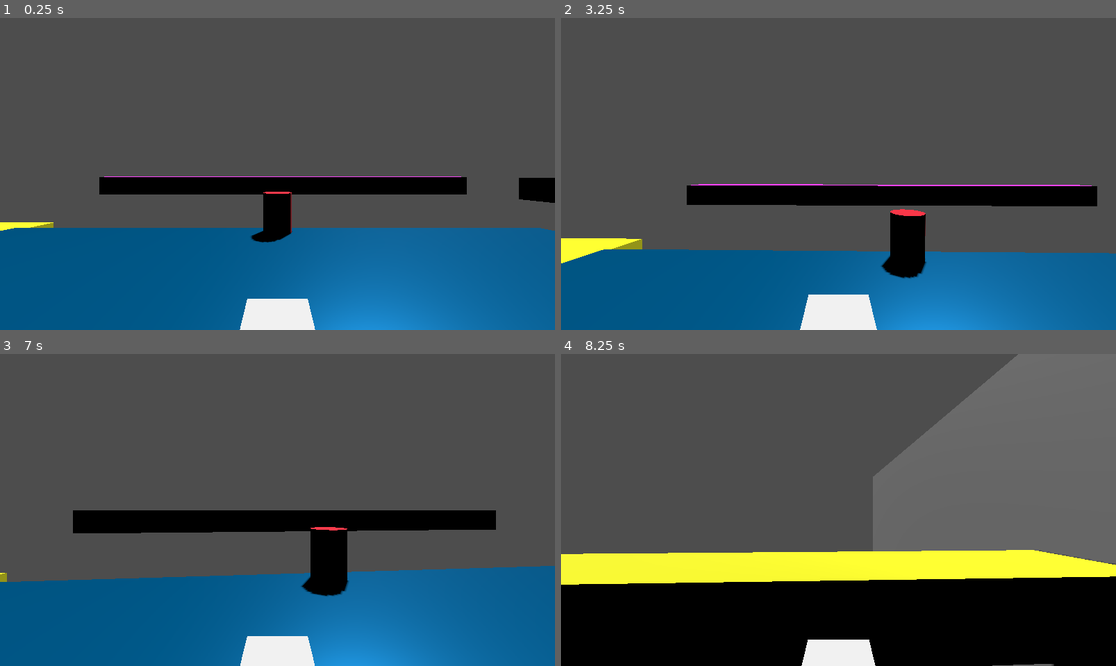
Above: before the commit, frames 1-4 (two rows, left to right).
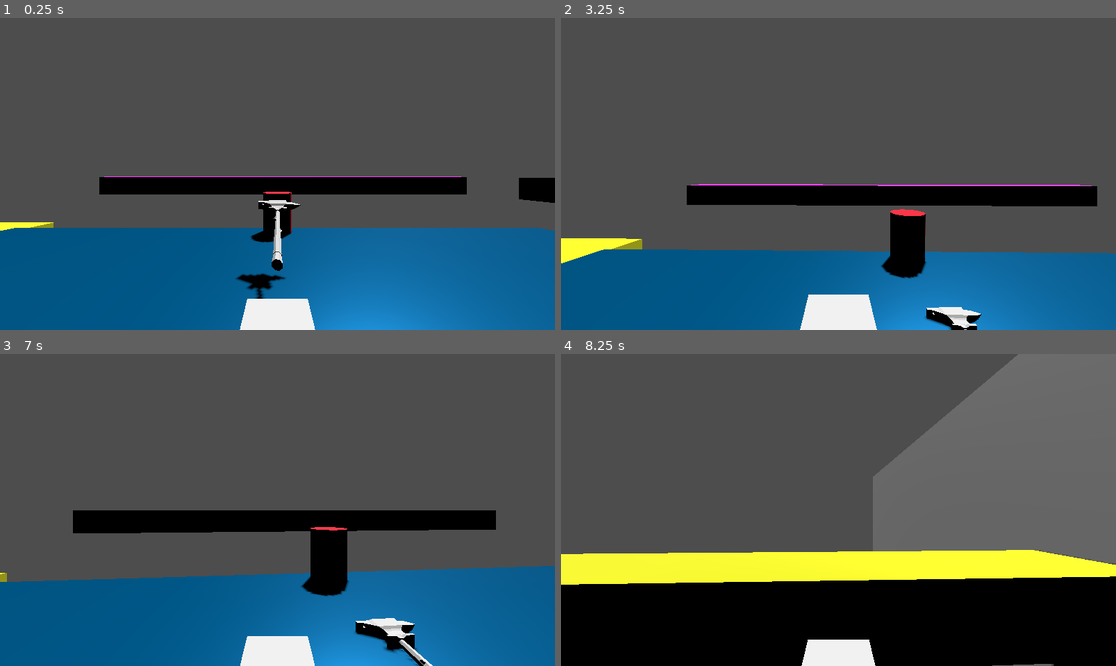
Above: after the commit, the same moments.

Repository: Charlie-Quin/Portals-
Game: Godot game, scene res://scenes/world.tscn
Two runs of this game, one before a commit and one after it. Both use one fixed random seed, a clock stepped at 60 frames per second and the inputs below.
Inputs (mouse positions are in pixels of both pictures, inside the frame that each line leads up to):
- Up to frame 1 (0.25 s): no input
- Up to frame 2 (3.25 s): tap Enter (ui_accept) at 0.5 s; move the mouse to (866, 174) at 0.52 s; tap A (a) at 0.6 s; tap Space (jump) at 0.77, 1.52, 3.02 s; tap D (d) at 0.8, 1.35 s; move the mouse to (810, 174) at 1.27 s; tap S (s) at 1.55, 2.1 s; move the mouse to (849, 167) at 2.02 s; tap W (w) at 2.3, 2.85 s; move the mouse to (832, 180) at 2.77 s; tap G (grab, bound only after the commit) at 3.05 s
- Up to frame 3 (7 s): move the mouse to (316, 513) at 3.52 s; hold G (grab, bound only after the commit) 3.53-4.28 s; tap Space (jump) at 3.77, 4.52, 6.02, 6.77 s; tap A (a) at 3.8, 4.35 s; move the mouse to (233, 506) at 4.27 s; tap D (d) at 4.55, 5.1 s; move the mouse to (283, 510) at 5.02 s; tap S (s) at 5.3, 5.85 s; move the mouse to (255, 503) at 5.77 s; tap W (w) at 6.05, 6.6 s; move the mouse to (305, 510) at 6.52 s; hold G (grab, bound only after the commit) from 6.53 s (still down)
- Up to frame 4 (8.25 s): move the mouse to (810, 510) at 7.27 s; release G (grab, bound only after the commit) at 7.28 s; tap G (grab, bound only after the commit) at 7.35 s; tap Space (jump) at 7.52 s; tap A (a) at 7.55, 8.1 s; move the mouse to (849, 503) at 8.02 s

The runs differ from the first frame. In frame 1, 0.7% of the frame differs, in the area x 42-55%, y 58-90%; in frame 2, 0.6%; in frame 3, 1.0%, in the area x 63-78%, y 84-100%; in frame 4, nothing differs.

Commit message:
item grabber sorta exists

Diff:
--- a/items/anvil_hammer.tscn
+++ b/items/anvil_hammer.tscn
@@ -1,10 +1,21 @@
-[gd_scene load_steps=9 format=3 uid="uid://ddukwn3mgo14e"]
+[gd_scene load_steps=16 format=3 uid="uid://ddukwn3mgo14e"]
+
+[ext_resource type="Script" path="res://items/portalRigidBody.gd" id="1_rjtkp"]
+[ext_resource type="Shader" path="res://shaders/cutoff.gdshader" id="2_e4kni"]
+[ext_resource type="Script" path="res://scripts/cuttableMesh.gd" id="3_13vnv"]
+
+[sub_resource type="PhysicsMaterial" id="PhysicsMaterial_53d3s"]
 
 [sub_resource type="ConvexPolygonShape3D" id="ConvexPolygonShape3D_cixs1"]
 points = PackedVector3Array(-0.000406244, -0.0140655, -0.000883183, 0.000320291, -0.0145512, 0.000933926, 0.000804854,  …(620 unchanged characters)…
 
 [sub_resource type="ConvexPolygonShape3D" id="ConvexPolygonShape3D_4j66w"]
 points = PackedVector3Array(-0.000405544, 0.000831955, -0.000398419, 0.000682539, 0.00616214, 0.000328175, 0.000682539, …(701 unchanged characters)…
+
+[sub_resource type="ShaderMaterial" id="ShaderMaterial_fw4ey"]
+render_priority = 0
+shader = ExtResource("2_e4kni")
+shader_parameter/cutplane = null
 
 [sub_resource type="StandardMaterial3D" id="StandardMaterial3D_j0eu6"]
 resource_name = "Dark Metal"
@@ -134,17 +145,48 @@
 blend_shape_mode = 0
 shadow_mesh = SubResource("ArrayMesh_ogxy4")
 
-[node name="anvilHammer" type="RigidBody3D"]
+[sub_resource type="ShaderMaterial" id="ShaderMaterial_ht8uq"]
+render_priority = 0
+shader = ExtResource("2_e4kni")
+shader_parameter/cutplane = null
+
+[sub_resource type="BoxShape3D" id="BoxShape3D_4lwcs"]
+size = Vector3(0.135559, 0.15863, 2.04895)
+
+[node name="anvilHammer" type="RigidBody3D" node_paths=PackedStringArray("dummyMesh", "realMesh") groups=["portalAble"]]
+collision_layer = 9
+collision_mask = 12
+physics_material_override = SubResource("PhysicsMaterial_53d3s")
+script = ExtResource("1_rjtkp")
+dummyMesh = NodePath("Anvil Hammer dummy")
+realMesh = NodePath("Anvil Hammer")
 
 [node name="CollisionShape3D" type="CollisionShape3D" parent="."]
 transform = Transform3D(100, 0, 0, 0, -1.19209e-05, 100, 0, -100, -1.19209e-05, 0, 0, 0)
+visible = false
 shape = SubResource("ConvexPolygonShape3D_cixs1")
+disabled = true
 
 [node name="CollisionShape3D2" type="CollisionShape3D" parent="."]
 transform = Transform3D(100, 0, 0, 0, -1.19209e-05, 100, 0, -100, -1.19209e-05, 0, 0, 0)
+visible = false
 shape = SubResource("ConvexPolygonShape3D_4j66w")
+disabled = true
 
 [node name="Anvil Hammer" type="MeshInstance3D" parent="."]
 transform = Transform3D(100, 0, 0, 0, -1.19209e-05, 100, 0, -100, -1.19209e-05, 0, 0, 0)
+material_override = SubResource("ShaderMaterial_fw4ey")
 mesh = SubResource("ArrayMesh_60sox")
 skeleton = NodePath("")
+script = ExtResource("3_13vnv")
+
+[node name="Anvil Hammer dummy" type="MeshInstance3D" parent="."]
+transform = Transform3D(100, 0, 0, 0, -1.19209e-05, 100, 0, -100, -1.19209e-05, 0, 0, 0)
+material_override = SubResource("ShaderMaterial_ht8uq")
+mesh = SubResource("ArrayMesh_60sox")
+skeleton = NodePath("")
+script = ExtResource("3_13vnv")
+
+[node name="CollisionShape3D3" type="CollisionShape3D" parent="."]
+transform = Transform3D(1, 0, 0, 0, 1, 0, 0, 0, 1, -0.00704956, -0.00424194, 0.524475)
+shape = SubResource("BoxShape3D_4lwcs")
--- /dev/null
+++ b/items/portalRigidBody.gd
@@ -0,0 +1,49 @@
+extends RigidBody3D
+
+
+func _physics_process(delta):
+
+	handlePortals(delta)
+
+
+
+
+@export var dummyMesh : MeshInstance3D
+@export var realMesh : MeshInstance3D
+
+var currentPortal
+
+func handlePortals(delta):
+
+	dummyMesh.visible = true if currentPortal else false
+
+	#if we're not in a portal skip this step
+	if !currentPortal:
+		return
+
+	dummyMesh.global_transform = currentPortal.getSwappedPosition(global_transform)
+	dummyMesh.cutPlane = currentPortal.targetPortal.cutPlane
+
+	realMesh.cutPlane = currentPortal.cutPlane
+
+
+
+	var wentThroughPortal = currentPortal.global_transform.basis.z.angle_to((currentPortal.global_transform.origin - global_transform.origin + linear_velocity * delta)) > PI/2
+
+	if wentThroughPortal:
+		swapToNewPosition()
+
+		handlePortals(delta)
+
+
+func swapToNewPosition():
+
+	var OGTransform = global_transform
+
+	global_transform = currentPortal.getSwappedPosition(global_transform)
+
+	linear_velocity = currentPortal.adjustToNewTransform(linear_velocity,OGTransform,global_transform)
+
+	currentPortal = currentPortal.targetPortal
+
+	pass
--- /dev/null
+++ b/levels/rigid_body_grabber.tscn
@@ -0,0 +1,17 @@
+[gd_scene load_steps=3 format=3 uid="uid://b7qlq3hb27fny"]
+
+[ext_resource type="Script" path="res://rigidBodyGrabber.gd" id="1_6vx05"]
+
+[sub_resource type="SphereShape3D" id="SphereShape3D_47nad"]
+radius = 1.0735
+
+[node name="rigidBodyGrabber" type="Node3D"]
+script = ExtResource("1_6vx05")
+
+[node name="itemDetect" type="Area3D" parent="."]
+collision_layer = 0
+collision_mask = 8
+monitorable = false
+
+[node name="CollisionShape3D" type="CollisionShape3D" parent="itemDetect"]
+shape = SubResource("SphereShape3D_47nad")
--- a/project.godot
+++ b/project.godot
@@ -46,8 +46,15 @@
 "events": [Object(InputEventKey,"resource_local_to_scene":false,"resource_name":"","device":-1,"window_id":0,"alt_pressed":false,"shift_pressed":false,"ctrl_pressed":false,"meta_pressed":false,"pressed":false,"keycode":0,"physical_keycode":32,"key_label":0,"unicode":32,"echo":false,"script":null)
 ]
 }
+grab={
+"deadzone": 0.5,
+"events": [Object(InputEventKey,"resource_local_to_scene":false,"resource_name":"","device":-1,"window_id":0,"alt_pressed":false,"shift_pressed":false,"ctrl_pressed":false,"meta_pressed":false,"pressed":false,"keycode":0,"physical_keycode":71,"key_label":0,"unicode":103,"echo":false,"script":null)
+]
+}
 
 [layer_names]
 
 3d_physics/layer_1="everything"
+3d_physics/layer_2="player"
 3d_physics/layer_3="walls"
+3d_physics/layer_4="items"
--- /dev/null
+++ b/rigidBodyGrabber.gd
@@ -0,0 +1,30 @@
+extends Node3D
+
+
+func _physics_process(delta):
+
+	if Input.is_action_pressed("grab"):
+
+		grab(delta)
+
+
+
+
+func grab(delta):
+
+	for body in $itemDetect.get_overlapping_bodies():
+
+		if not body is RigidBody3D:
+			continue
+
+		#print("found one!")
+
+		body = body as RigidBody3D
+
+		var desiredVelocity = (global_position - body.global_position) * 10
+
+		#print(desiredVelocity)
+
+		body.linear_velocity = body.linear_velocity.move_toward(desiredVelocity,100 * delta)
+
+		pass
--- a/scenes/player.tscn
+++ b/scenes/player.tscn
@@ -1,8 +1,9 @@
-[gd_scene load_steps=14 format=3 uid="uid://b7gkcloxvcyqv"]
+[gd_scene load_steps=15 format=3 uid="uid://b7gkcloxvcyqv"]
 
 [ext_resource type="Script" path="res://scripts/player.gd" id="1_l14o8"]
 [ext_resource type="Shader" path="res://shaders/cutoff.gdshader" id="2_02smc"]
 [ext_resource type="Script" path="res://scripts/cuttableMesh.gd" id="3_2a84f"]
+[ext_resource type="PackedScene" uid="uid://b7qlq3hb27fny" path="res://levels/rigid_body_grabber.tscn" id="4_kswt5"]
 
 [sub_resource type="CapsuleShape3D" id="CapsuleShape3D_js4xe"]
 
@@ -42,7 +43,8 @@
 size = Vector3(0.1, 0.1, 1)
 
 [node name="player" type="CharacterBody3D" groups=["portalAble"]]
-collision_mask = 12
+collision_layer = 3
+collision_mask = 4
 script = ExtResource("1_l14o8")
 
 [node name="CollisionShape3D" type="CollisionShape3D" parent="."]
@@ -82,3 +84,6 @@
 transform = Transform3D(1, 0, 0, 0, 1, 0, 0, 0, 1, 0, 0.478045, -0.772841)
 visible = false
 mesh = SubResource("BoxMesh_kgfux")
+
+[node name="rigidBodyGrabber" parent="head/neck" instance=ExtResource("4_kswt5")]
+transform = Transform3D(1, 0, 0, 0, 1, 0, 0, 0, 1, 0, 0, -2)
--- a/scenes/portal.tscn
+++ b/scenes/portal.tscn
@@ -115,6 +115,8 @@
 shape = SubResource("BoxShape3D_qxt8h")
 
 [node name="objectDetector" type="Area3D" parent="."]
+collision_layer = 0
+collision_mask = 10
 
 [node name="CollisionShape3D" type="CollisionShape3D" parent="objectDetector"]
 shape = SubResource("CapsuleShape3D_uw2pb")
--- a/scenes/world.tscn
+++ b/scenes/world.tscn
@@ -1,9 +1,10 @@
-[gd_scene load_steps=20 format=3 uid="uid://c846xrm4uahcx"]
+[gd_scene load_steps=21 format=3 uid="uid://c846xrm4uahcx"]
 
 [ext_resource type="Shader" path="res://shaders/cutoff.gdshader" id="1_4j5p8"]
 [ext_resource type="Script" path="res://scripts/cuttableMesh.gd" id="2_powcp"]
 [ext_resource type="PackedScene" uid="uid://bq1tkyat0bymw" path="res://scenes/portal.tscn" id="3_td0wn"]
 [ext_resource type="PackedScene" uid="uid://b7gkcloxvcyqv" path="res://scenes/player.tscn" id="4_qxofc"]
+[ext_resource type="PackedScene" uid="uid://ddukwn3mgo14e" path="res://items/anvil_hammer.tscn" id="4_vicxm"]
 
 [sub_resource type="FastNoiseLite" id="FastNoiseLite_yta80"]
 
@@ -110,7 +111,7 @@
 transform = Transform3D(1, 0, 0, 0, 1, 0, 0, 0, 1, 0, -2, 0)
 use_collision = true
 collision_layer = 4
-collision_mask = 0
+collision_mask = 10
 size = Vector3(20, 1, 20)
 material = SubResource("StandardMaterial3D_r2v4a")
 
@@ -150,6 +151,9 @@
 [node name="player" parent="." instance=ExtResource("4_qxofc")]
 transform = Transform3D(1, 0, 0, 0, 1, 0, 0, 0, 1, 0, 0, -2.22347)
 
+[node name="anvilHammer" parent="." instance=ExtResource("4_vicxm")]
+transform = Transform3D(1, 0, 0, 0, 0.970093, -0.242735, 0, 0.242735, 0.970093, 0, 0, -6.37119)
+
 [node name="enviroment" type="Node3D" parent="."]
 
 [node name="DirectionalLight3D" type="DirectionalLight3D" parent="enviroment"]
--- a/scripts/portal.gd
+++ b/scripts/portal.gd
@@ -120,7 +120,7 @@
 
 
 func _on_object_detector_body_entered(body):
-
+	print(body," ",body.get_groups())
 	if body.is_in_group("portalAble"):
 		body.currentPortal = self
 
